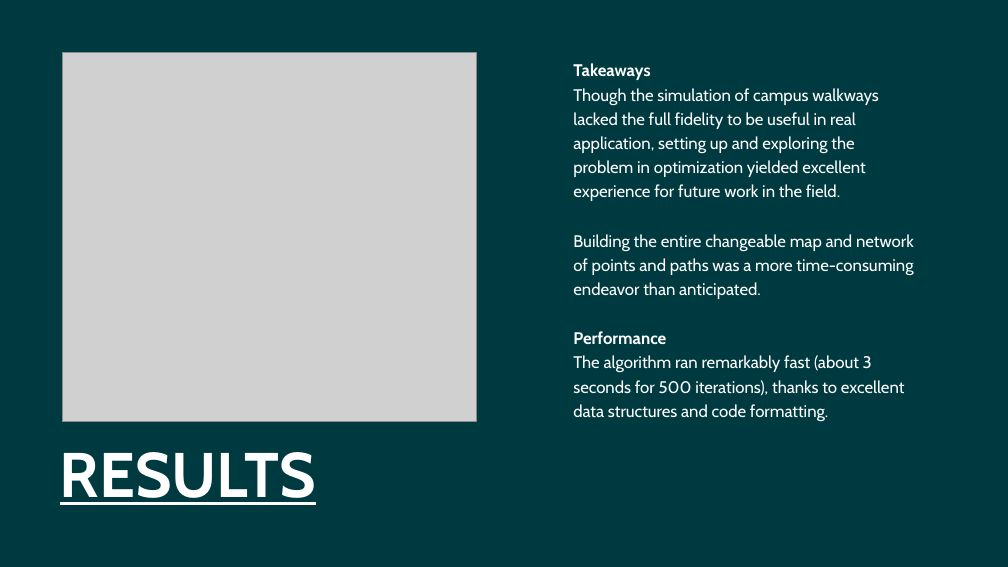
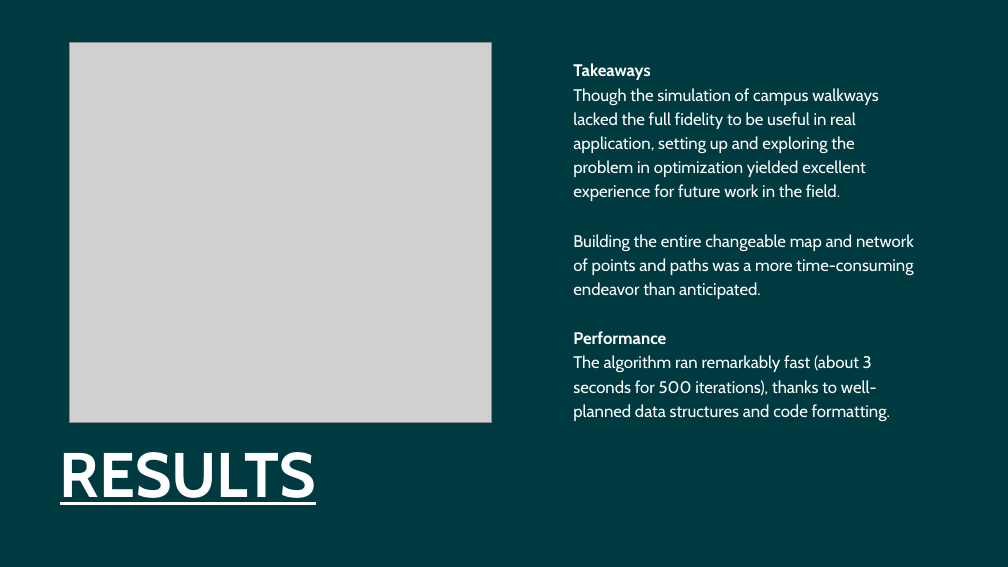
Before and after one commit to AleRicWil/OptProj2026, a slide deck: slide 11 of presentation.pptx. Drawn at 1008x567 pixels with LibreOffice and Linux fonts; fonts in the diff are those of the drawing; grey boxes stand for pictures. Boxes give left, top, right and bottom in pixels: in the first picture for what was removed or moved away, otherwise in the second. Text is boxed around its words. In the diff, an @@ line names an element or a change of style, - is before the commit and + after.

```diff
--- a/presentation.pptx
+++ b/presentation.pptx
@@ picture: place and size @@
-picture at box(63, 52, 477, 421)
+picture at box(70, 42, 491, 422)
@@ text at box(573, 331, 890, 421): text changed @@
-Performance
-The algorithm ran remarkably fast (about 3 seconds for 500 iterations), thanks to excellent data structures and code formatting.
+Performance
+The algorithm ran remarkably fast (about 3 seconds for 500 iterations), thanks to well-planned data structures and code formatting.
```
Also in this commit, not shown: 2 other slides changed, 1 other file.
